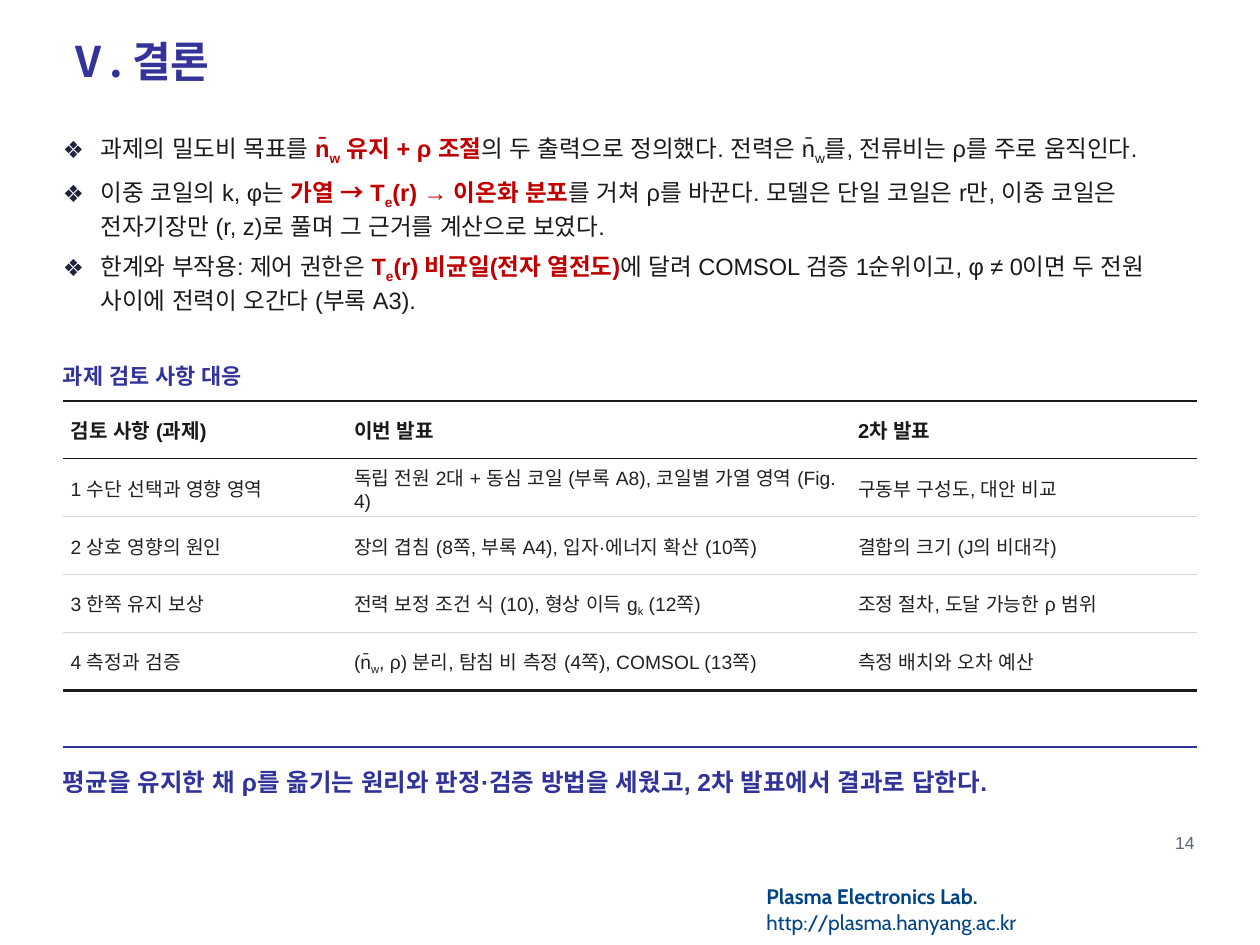
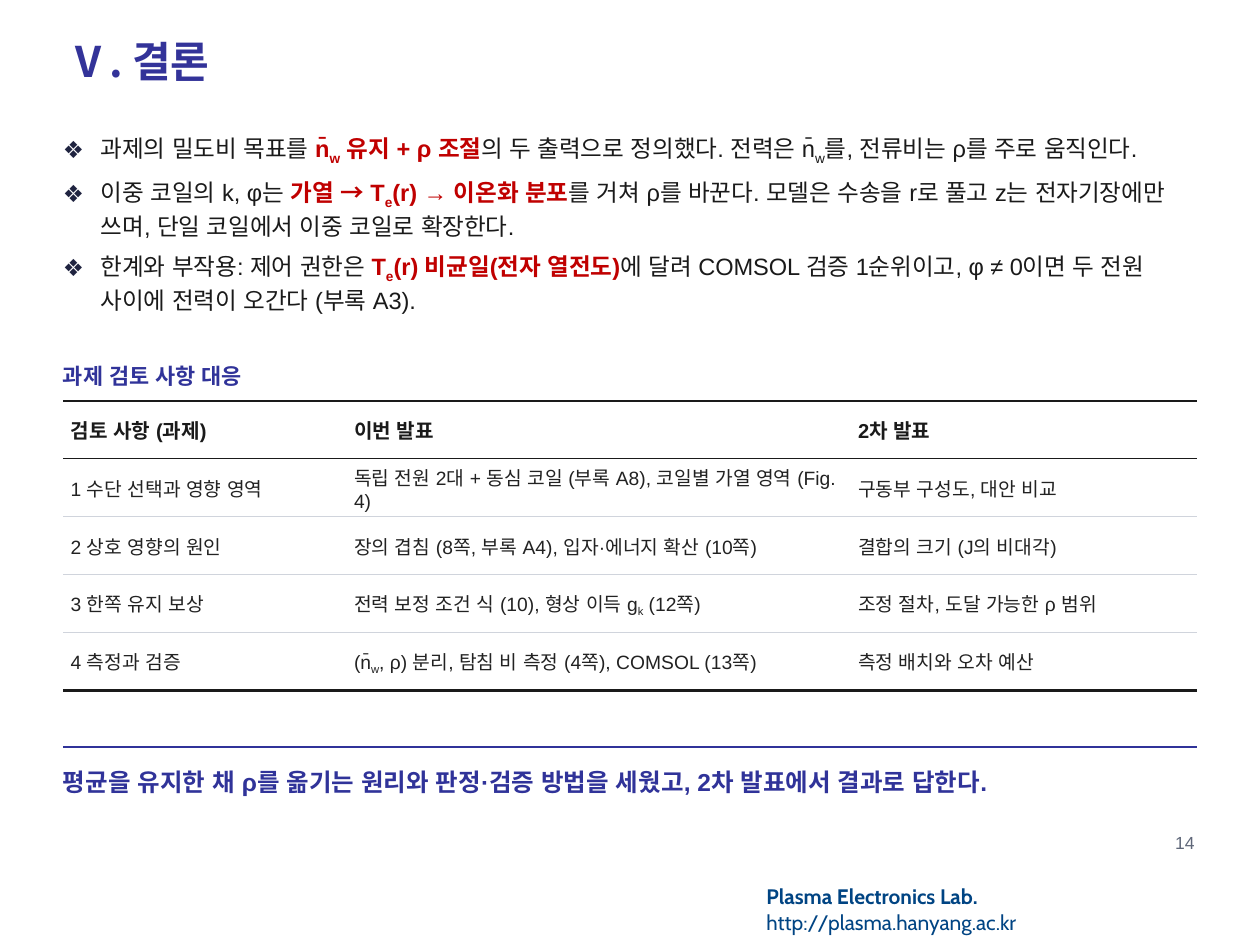
Before and after one commit to garlicjam-pyo/plasma, a slide deck: slide 14 of presentations/1차발표_피드백반영판.pptx. Drawn at 1260x945 pixels with LibreOffice and Linux fonts; fonts in the diff are those of the drawing; background and template pictures are left out. Boxes give left, top, right and bottom in pixels: in the first picture for what was removed or moved away, otherwise in the second. Text is boxed around its words. In the diff, an @@ line names an element or a change of style, - is before the commit and + after.

```diff
--- a/presentations/1차발표_피드백반영판.pptx
+++ b/presentations/1차발표_피드백반영판.pptx
@@ text at (x1=101, y1=181, x2=1165, y2=238): text changed @@
-❖ 이중 코일의 k, φ는 가열 → Te(r) → 이온화 분포를 거쳐 ρ를 바꾼다. 모델은 단일 코일은 r만, 이중 코일은 전자기장만 (r, z)로 풀며 그 근거를 계산으로 보였다.
+❖ 이중 코일의 k, φ는 가열 → Te(r) → 이온화 분포를 거쳐 ρ를 바꾼다. 모델은 수송을 r로 풀고 z는 전자기장에만 쓰며, 단일 코일에서 이중 코일로 확장한다.
```
Also in this commit, not shown: 7 other slides changed, 7 other files.
